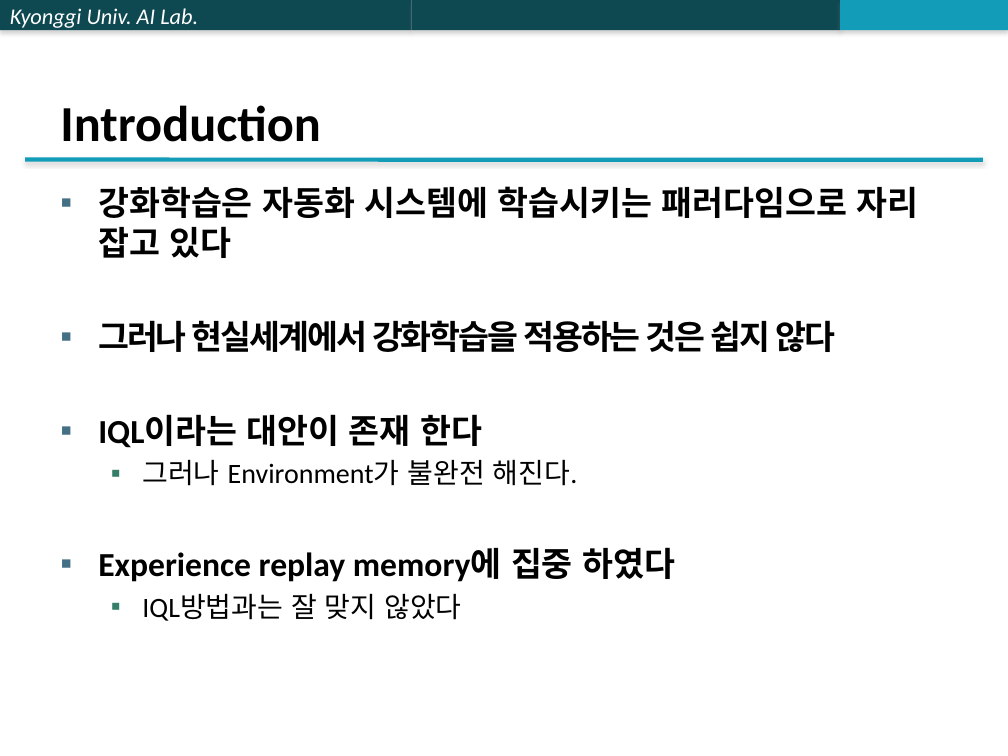
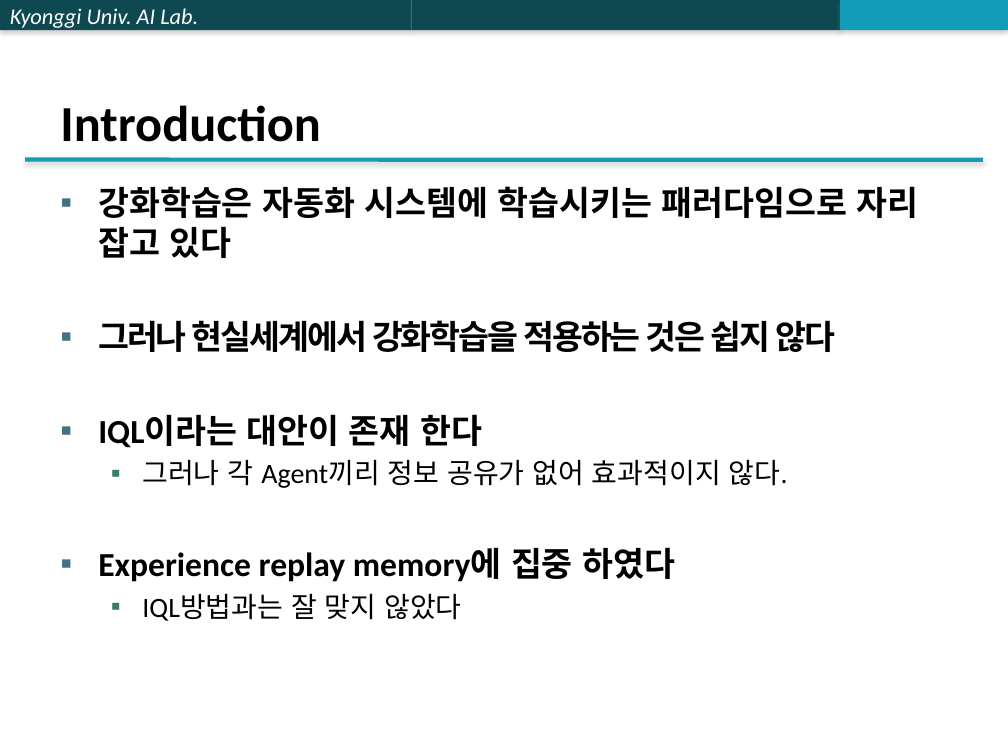
Before and after one commit to jk96491/PapersSeminar, a slide deck: slide 6 of Multi_Agent/PPTX/Stabilising Experience Replay for Deep Multi-Agent Reinforcement Learning.pptx. Drawn at 1008x756 pixels with LibreOffice and Linux fonts; fonts in the diff are those of the drawing. Boxes give left, top, right and bottom in pixels: in the first picture for what was removed or moved away, otherwise in the second. Text is boxed around its words. In the diff, an @@ line names an element or a change of style, - is before the commit and + after.

```diff
--- a/Multi_Agent/PPTX/Stabilising Experience Replay for Deep Multi-Agent Reinforcement Learning.pptx
+++ b/Multi_Agent/PPTX/Stabilising Experience Replay for Deep Multi-Agent Reinforcement Learning.pptx
@@ text at box(142, 459, 788, 488): text changed @@
-  ▪ 그러나 Environment가 불완전 해진다.
+  ▪ 그러나 각 Agent끼리 정보 공유가 없어 효과적이지 않다.
```
Also in this commit, not shown: 2 other slides changed, 4 slides added, 1 slide removed.
